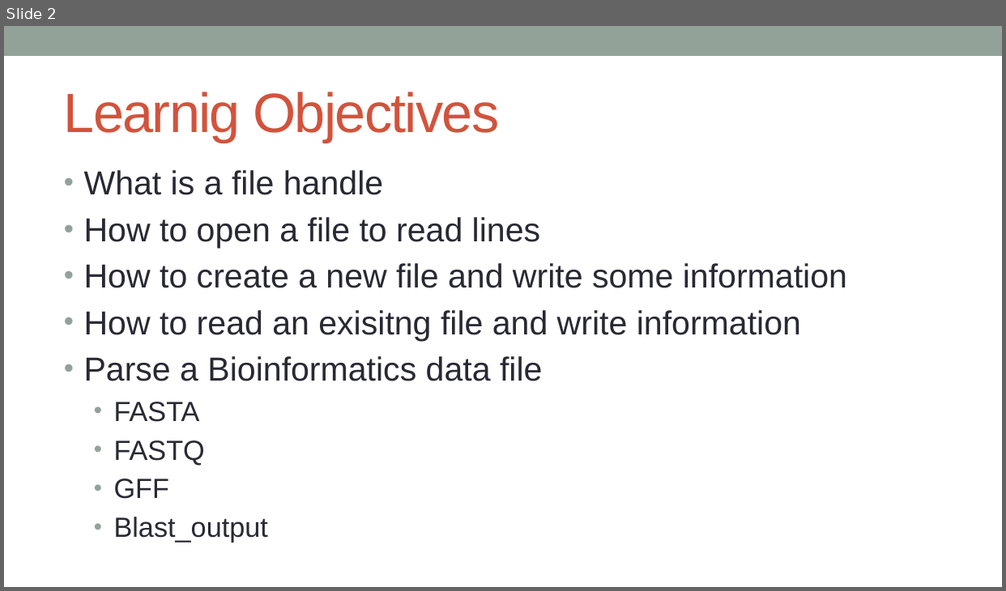
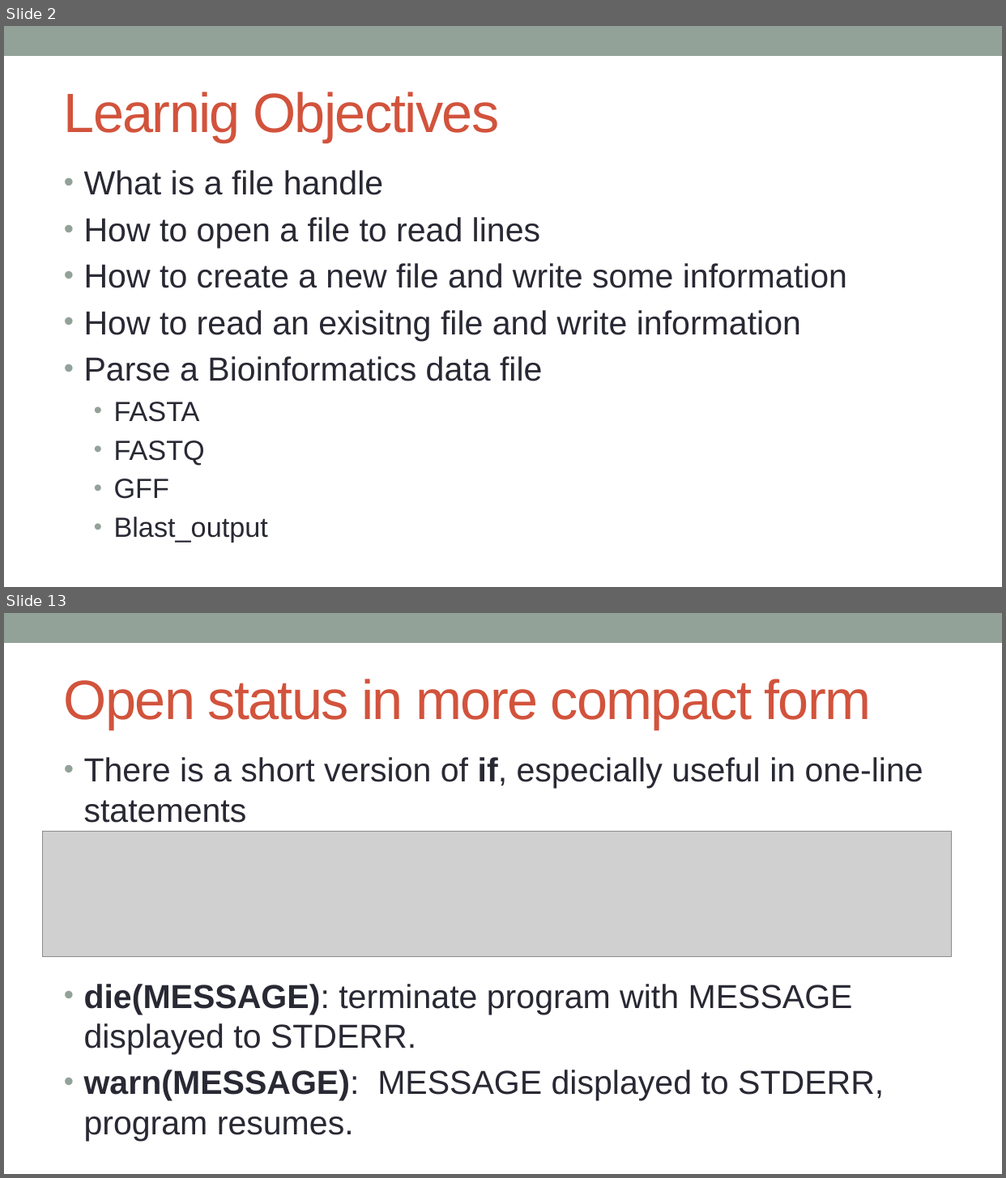
Before and after one commit to kanhu-pcr-code/bioinfo-PERL-course, a slide deck: PPTs/Perl_file_handling.pptx. Shown one above the other, each under a label of ours: slide 2 before the commit, slides 2 and 13 after it; the slides between them are not shown. The pictures are 1006x591 and 1006x1178 pixels, drawn with LibreOffice and Linux fonts; fonts in the diff are those of the drawing; grey boxes stand for pictures. Boxes give left, top, right and bottom in pixels: in the first picture for what was removed or moved away, otherwise in the second. Text is boxed around its words. In the diff, an @@ line names an element or a change of style, - is before the commit and + after.

```diff
--- a/PPTs/Perl_file_handling.pptx
+++ b/PPTs/Perl_file_handling.pptx
@@ slide 13 added at [4, 613, 1002, 1174], background #FFFFFF; not listed: 1 template element that a slide beside it also shows @@
@@ title added at [64, 679, 872, 729], 40 pt, text #D2533C @@
+Open status in more compact form
@@ text added at [84, 757, 923, 1141], 24 pt, text #292934 @@
+• There is a short version of if, especially useful in one-line statements
+• die(MESSAGE): terminate program with MESSAGE displayed to STDERR.
+• warn(MESSAGE): MESSAGE displayed to STDERR, program resumes.
@@ picture added at [43, 832, 952, 957] @@
```
Also in this commit, not shown: 20 other slides added, 1 slide removed, 4 other files.
